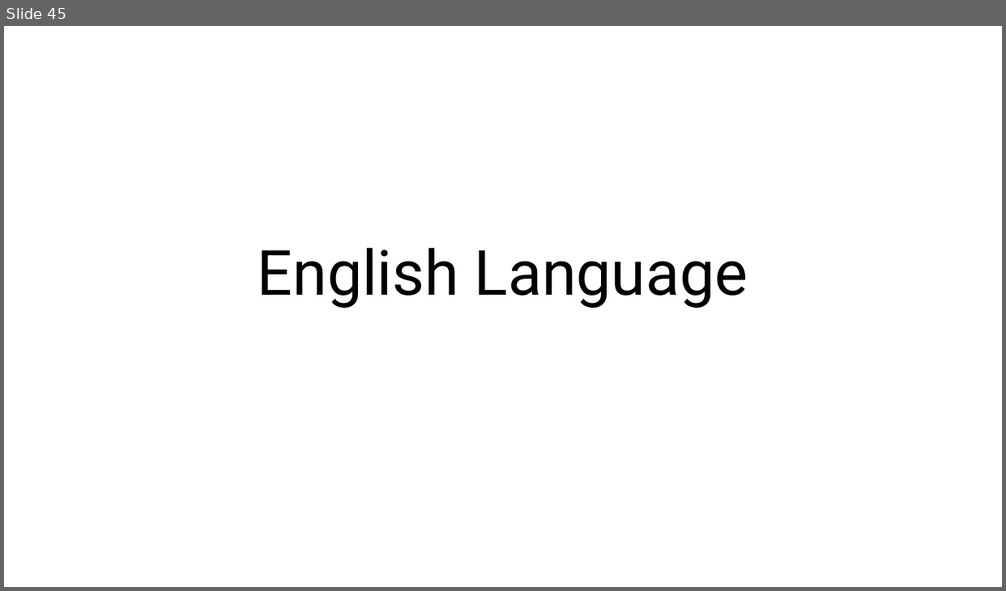
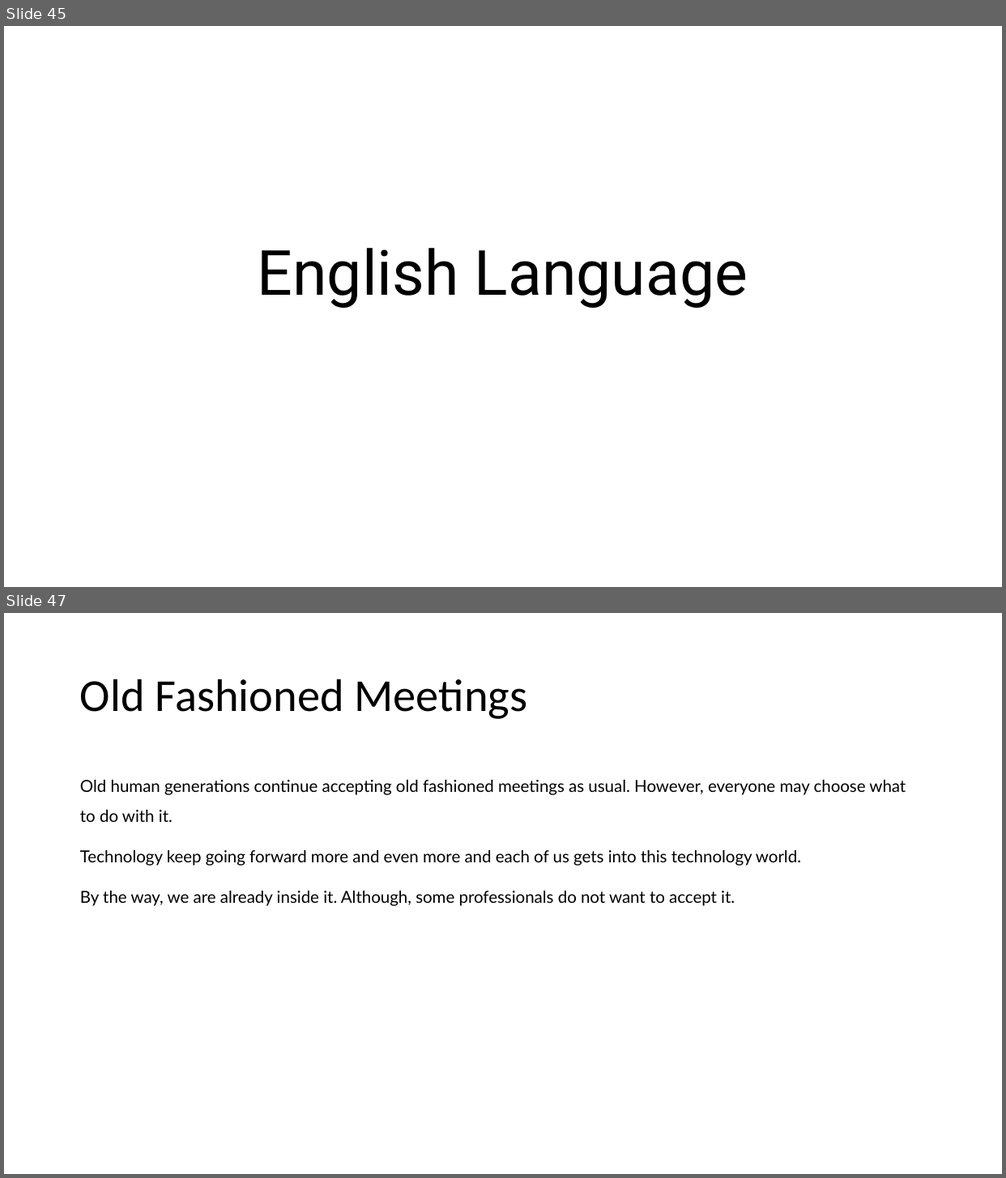
Before and after one commit to abelcondear/course, a slide deck: english/software-engineer.pptx. Shown one above the other, each under a label of ours: slide 45 before the commit, slides 45 and 47 after it; the slides between them are not shown. The pictures are 1006x591 and 1006x1178 pixels, drawn with LibreOffice and Linux fonts; fonts in the diff are those of the drawing. Boxes give left, top, right and bottom in pixels: in the first picture for what was removed or moved away, otherwise in the second. Text is boxed around its words. In the diff, an @@ line names an element or a change of style, - is before the commit and + after.

```diff
--- a/english/software-engineer.pptx
+++ b/english/software-engineer.pptx
@@ slide 47 added at (4, 613, 1002, 1174), background #FFFFFF @@
@@ title added at (80, 679, 528, 719), 44 pt, text #000000 @@
+Old Fashioned Meetings
@@ text added at (80, 780, 906, 906), 16 pt, text #000000 @@
+Old human generations continue accepting old fashioned meetings as usual. However, everyone may choose what to do with it.
+Technology keep going forward more and even more and each of us gets into this technology world.
+By the way, we are already inside it. Although, some professionals do not want to accept it.
```
Also in this commit, not shown: 2 other slides added, 1 other file.
